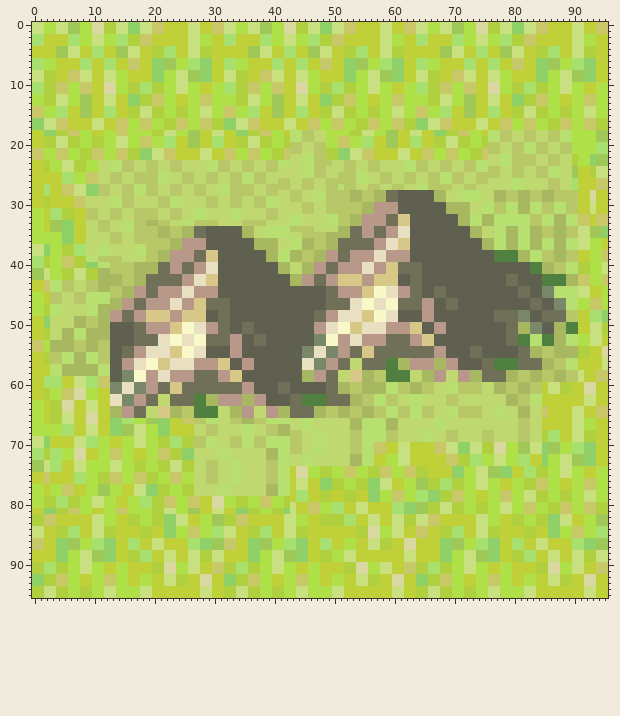
Edited in one commit: sprite sheet (src/game/images/tileM2.png). The first picture shows the starting point.
The file is 96x96 pixels. Colours within 5 levels of each other are drawn and written as one.
After the commit:
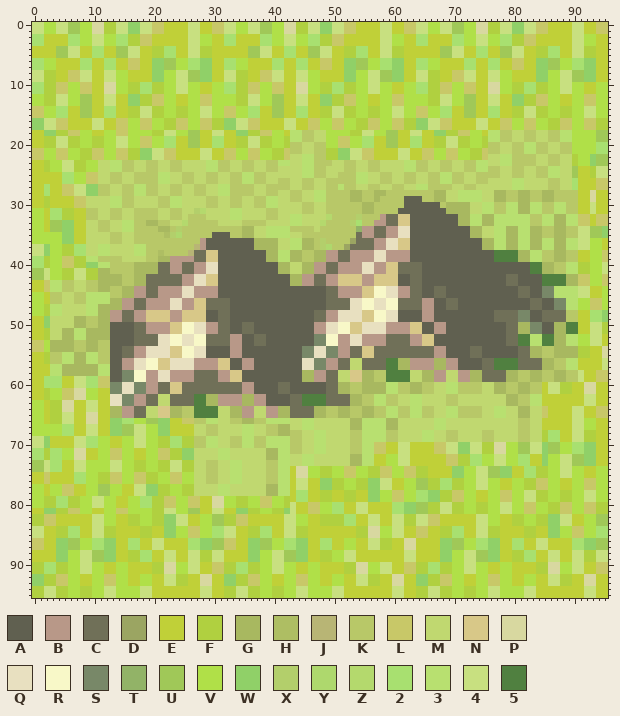
Palette (. is transparent): A #606050  B #b89888  C #707058  D #9ba562  E #c0d038  F #b0d040  G #a8b860  H #aebe63  J #b8b575  K #b8c868  L #c8c868  M #c0d870  N #d8c888  P #d8d8a0  Q #e8e0c0  R #f8f8c8  S #788868  T #92b367  U #a0c858  V #b0e048  W #90d068  X #b3cf6b  Y #aed86d  Z #b4d96d  2 #a8e070  3 #b8e070  4 #c8e080  5 #508040
Difference:
{"y":28,"x":59,"old":"CCAAAAAA","new":"KKKKKKKK"}
{"y":29,"x":58,"old":"GCCA","new":"KKKK"}
{"y":29,"x":65,"old":"AA","new":"KK"}
{"y":30,"x":57,"old":"BBBBA","new":"KKKKK"}
{"y":30,"x":68,"old":"A","new":"K"}
{"y":31,"x":27,"old":"33","new":"XZ"}
{"y":31,"x":57,"old":"BBBB","new":"KKKK"}
{"y":32,"x":26,"old":"M33","new":"KKK"}
{"y":32,"x":49,"old":"33","new":"ZK"}
{"y":32,"x":53,"old":"GGBBB","new":"KXKKK"}
{"y":33,"x":25,"old":"33","new":"ZK"}
{"y":33,"x":48,"old":"M33","new":"ZKK"}
{"y":33,"x":53,"old":"GGBB","new":"X2KK"}
{"y":34,"x":24,"old":"KGGCCAAAAAA","new":"XKKKKKKKKKK"}
{"y":34,"x":48,"old":"MMMGGCC","new":"KKKKKKT"}
{"y":35,"x":21,"old":"GGKKGGCCA","new":"KHXYKKKKK"}
{"y":35,"x":33,"old":"AA","new":"KK"}
{"y":35,"x":49,"old":"GGGGC","new":"KKKKK"}
{"y":36,"x":23,"old":"GGBBB","new":"KKKKK"}
{"y":36,"x":48,"old":"KGGCCC","new":"XKKKKD"}
{"y":37,"x":23,"old":"GGBBB","new":"KKKKJ"}
{"y":37,"x":48,"old":"KGGCC","new":"XYKKD"}
{"y":38,"x":21,"old":"GGBBBB","new":"HKKKKJ"}
{"label":"changed","picture_box":[320,190,446,250]}
{"label":"changed","picture_box":[158,208,242,256]}
